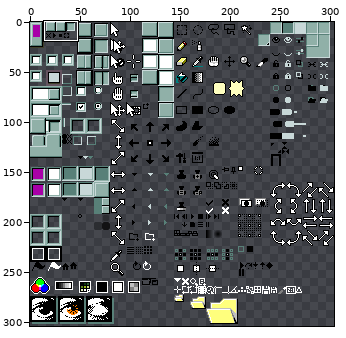
A sprite sheet gets an edit: Aseprite 95/eggplant/sheet.png. The picture above shows the old version from afar; the outline marks the close-up.
Close-up. As it was:
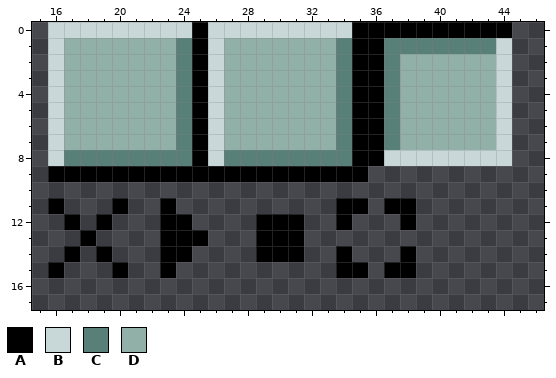
The file is 304x304 pixels. Pixels under 10% opacity are left out. Colours within 5 levels of each other are drawn and written as one. Shown: x 15..46, y 0..17. The commit also changed other parts of the picture, which this record leaves out.
Palette (. is transparent): A #000000  B #c8d8d8  C #588078  D #90b0a8
Pixels before, first column x 16:
 0 BBBBBBBBBABBBBBBBBBAAAAAAAAAA
 1 BDDDDDDDCABDDDDDDDCAACCCCCCCB
 2 BDDDDDDDCABDDDDDDDCAACDDDDDDB
 3 BDDDDDDDCABDDDDDDDCAACDDDDDDB
 4 BDDDDDDDCABDDDDDDDCAACDDDDDDB
 5 BDDDDDDDCABDDDDDDDCAACDDDDDDB
 6 BDDDDDDDCABDDDDDDDCAACDDDDDDB
 7 BDDDDDDDCABDDDDDDDCAACDDDDDDB
 8 BCCCCCCCCABCCCCCCCCAABBBBBBBB
 9 AAAAAAAAAAAAAAAAAAAA.........
10 .............................
11 A...A..A..........AA.AA......
12 .A.A...AA....AAA..A...A......
13 ..A....AAA...AAA.............
14 .A.A...AA....AAA..A...A......
15 A...A..A..........AA.AA......
The same view after the edit:
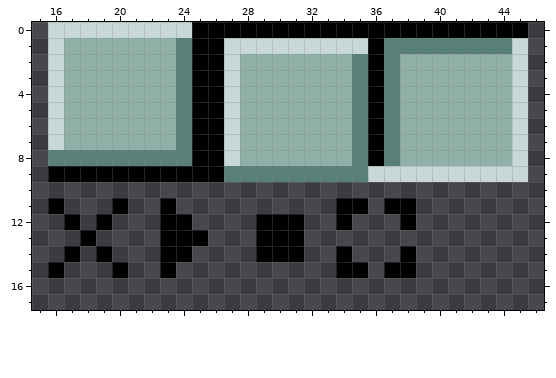
Changes in this commit:
{"y":0,"x":26,"old":"BBBBBBBBB","new":"AAAAAAAAA"}
{"y":0,"x":45,"old":".","new":"A"}
{"y":1,"x":26,"old":"BDDDDDDDCA","new":"ABBBBBBBBB"}
{"y":1,"x":44,"old":"B.","new":"CB"}
{"y":2,"x":26,"old":"BD","new":"AB"}
{"y":2,"x":34,"old":"CA","new":"DC"}
{"y":2,"x":44,"old":"B.","new":"DB"}
{"y":3,"x":26,"old":"BD","new":"AB"}
{"y":3,"x":34,"old":"CA","new":"DC"}
{"y":3,"x":44,"old":"B.","new":"DB"}
{"y":4,"x":26,"old":"BD","new":"AB"}
{"y":4,"x":34,"old":"CA","new":"DC"}
{"y":4,"x":44,"old":"B.","new":"DB"}
{"y":5,"x":26,"old":"BD","new":"AB"}
{"y":5,"x":34,"old":"CA","new":"DC"}
{"y":5,"x":44,"old":"B.","new":"DB"}
{"y":6,"x":26,"old":"BD","new":"AB"}
{"y":6,"x":34,"old":"CA","new":"DC"}
{"y":6,"x":44,"old":"B.","new":"DB"}
{"y":7,"x":26,"old":"BD","new":"AB"}
{"y":7,"x":34,"old":"CA","new":"DC"}
{"y":7,"x":44,"old":"B.","new":"DB"}
{"y":8,"x":16,"old":"B","new":"C"}
{"y":8,"x":26,"old":"BCCCCCCCCA","new":"ABDDDDDDDC"}
{"y":8,"x":37,"old":"BBBBBBBB.","new":"CDDDDDDDB"}
{"y":9,"x":27,"old":"AAAAAAAAA..........","new":"CCCCCCCCCBBBBBBBBBB"}
{"label":"changed","picture_box":[208,22,528,182]}
{"label":"changed","picture_box":[48,150,64,166]}
